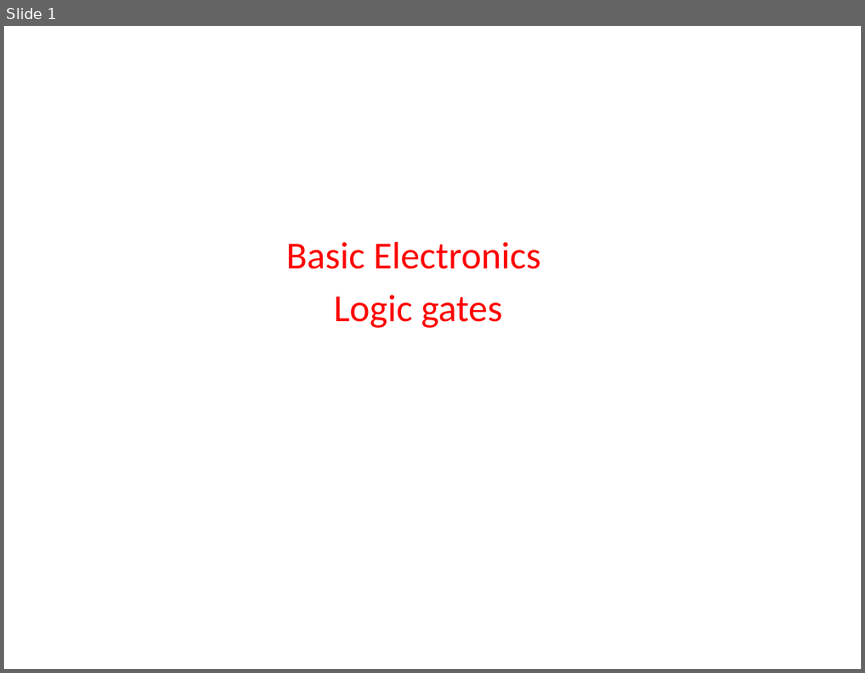
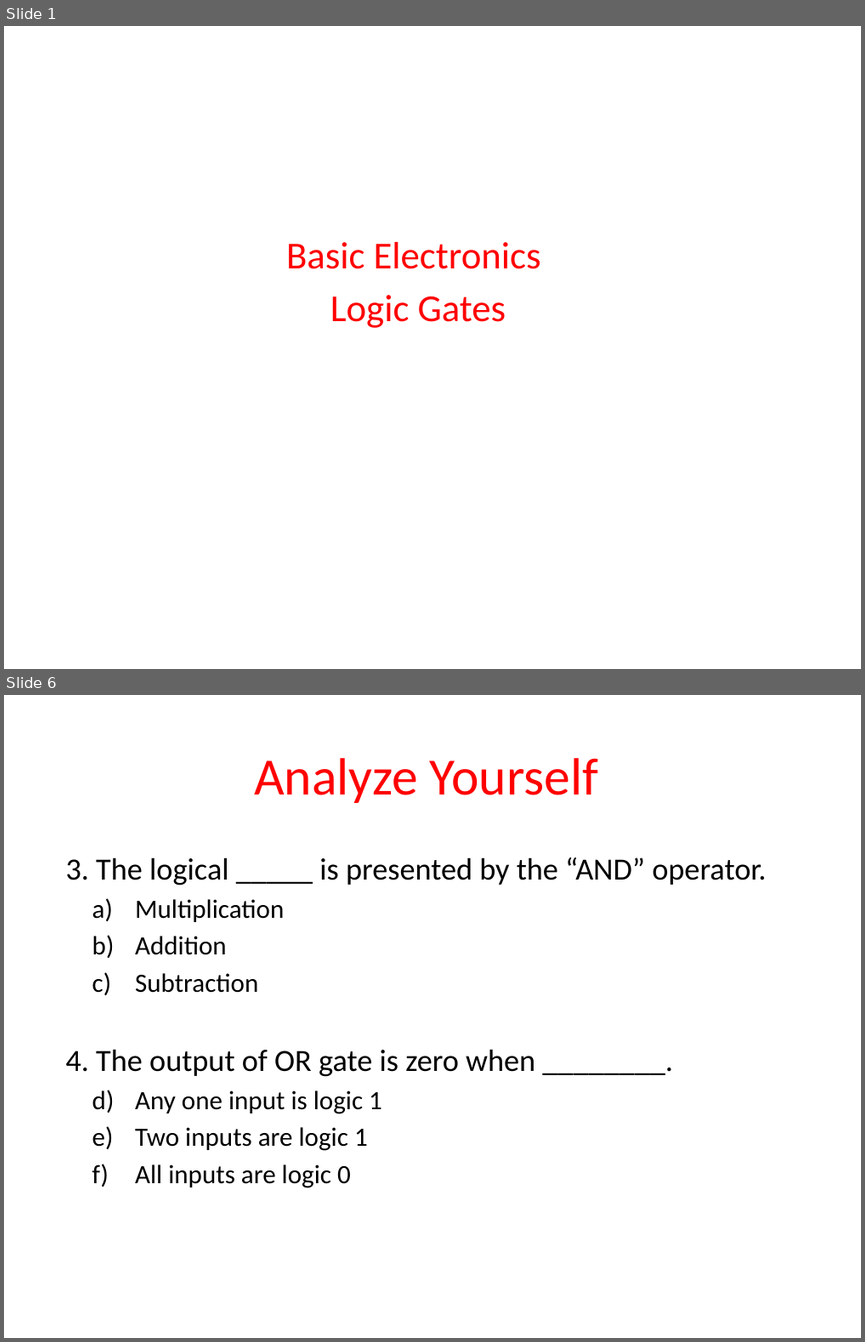
Before and after one commit to madhavirepe/Logic-Design, a slide deck: Logic gates.pptx. Shown one above the other, each under a label of ours: slide 1 before the commit, slides 1 and 6 after it; the slides between them are not shown. The pictures are 865x673 and 865x1342 pixels, drawn with LibreOffice and Linux fonts; fonts in the diff are those of the drawing. Boxes give left, top, right and bottom in pixels: in the first picture for what was removed or moved away, otherwise in the second. Text is boxed around its words. In the diff, an @@ line names an element or a change of style, - is before the commit and + after.

```diff
--- a/Logic gates.pptx
+++ b/Logic gates.pptx
@@ slide 6 added at [4, 695, 861, 1338], background #FFFFFF @@
@@ title added at [254, 758, 598, 803], 44 pt, text #FF0000 @@
+Analyze Yourself
@@ text added at [66, 857, 766, 1188], 22.2 pt, text #000000 @@
+3. The logical _____ is presented by the “AND” operator.
+  a) Multiplication
+  b) Addition
+  c) Subtraction
+4. The output of OR gate is zero when ________.
+  a) Any one input is logic 1
+  b) Two inputs are logic 1
+  c) All inputs are logic 0
@@ slide 1 changed as well @@
@@ subtitle at [330, 295, 506, 328]: text changed @@
-Logic gates
+Logic Gates
```
Also in this commit, not shown: 23 other slides added.
